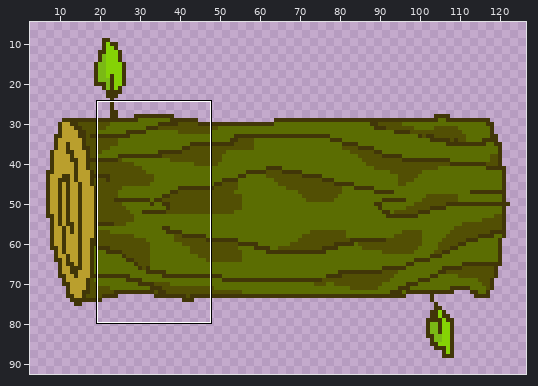
A sprite sheet gets an edit: Unity/Assets/Sprites/log.png. Above, an overview of the earlier version with the close-up marked.
Close-up. Before:
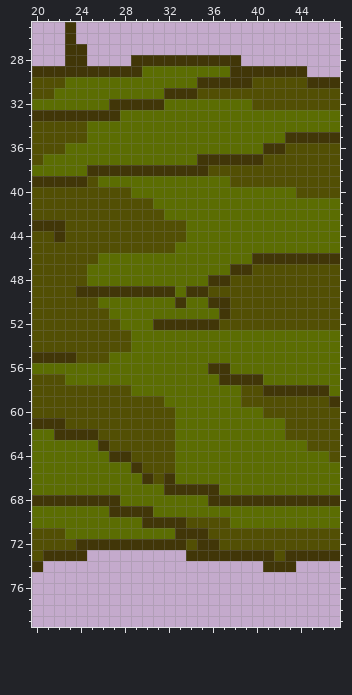
The file is 128x96 pixels. Shown: x 20..47, y 25..79. The wide view leaves out empty margins.
The same view after the edit:
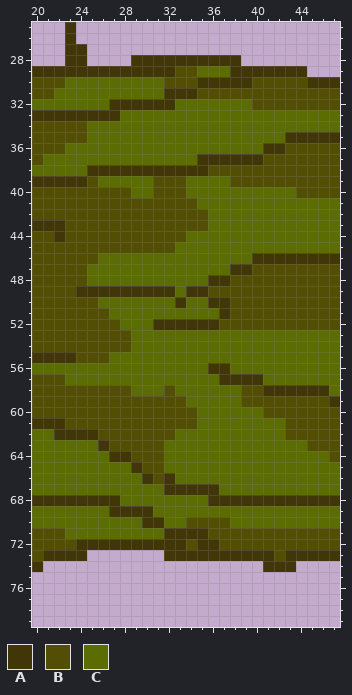
Palette (. is transparent): A #413608  B #524f04  C #5b6d02
Change:
Colour A is added in row 73 at x 32 to 33.
Colour A replaces colour C in row 29 at x 30 to 32; in row 32 at x 32; in row 71 at x 32.
Colour B replaces colour C in row 29 at x 33 to 34; in row 30 at x 32 to 34; in rows 39 to 40 at x 31 to 33; in row 41 at x 31 to 34; in row 42 at x 32 to 35; in row 43 at x 34 to 35.
Colour B replaces colour C in row 58 at x 32; in row 59 at x 32 to 33; in rows 60 to 61 at x 33 to 34.
Colour C replaces colour A in row 70 at x 32 to 33.
Colour C replaces colour B in rows 63 to 65 at x 32.
Pixel boxes of the changes (left, top, right, bottom) in both close-ups:
changed: (142, 66, 197, 110)
changed: (153, 176, 208, 231)
changed: (164, 385, 197, 473)
changed: (164, 517, 186, 561)
